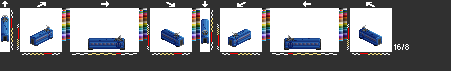
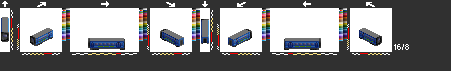
Before/after of a 451 x 71 layered artwork. What changed in the layer stack:
added layer "mfbdsb5" above "mfbdsb4" over [2,17,381,50]
showed "mfb" over [1,15,382,50]
hid "fral" over [2,15,369,41]
hid "fra" over [1,15,382,50]
